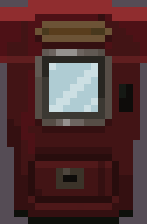
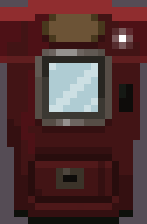
Layers edited between the first and the second 147 x 224 image:
added layer "VendingMachineLed.png" above "VendingMachine.png" over [112, 28, 133, 49]
painted on "VendingMachine.png" over [35, 14, 126, 49]
